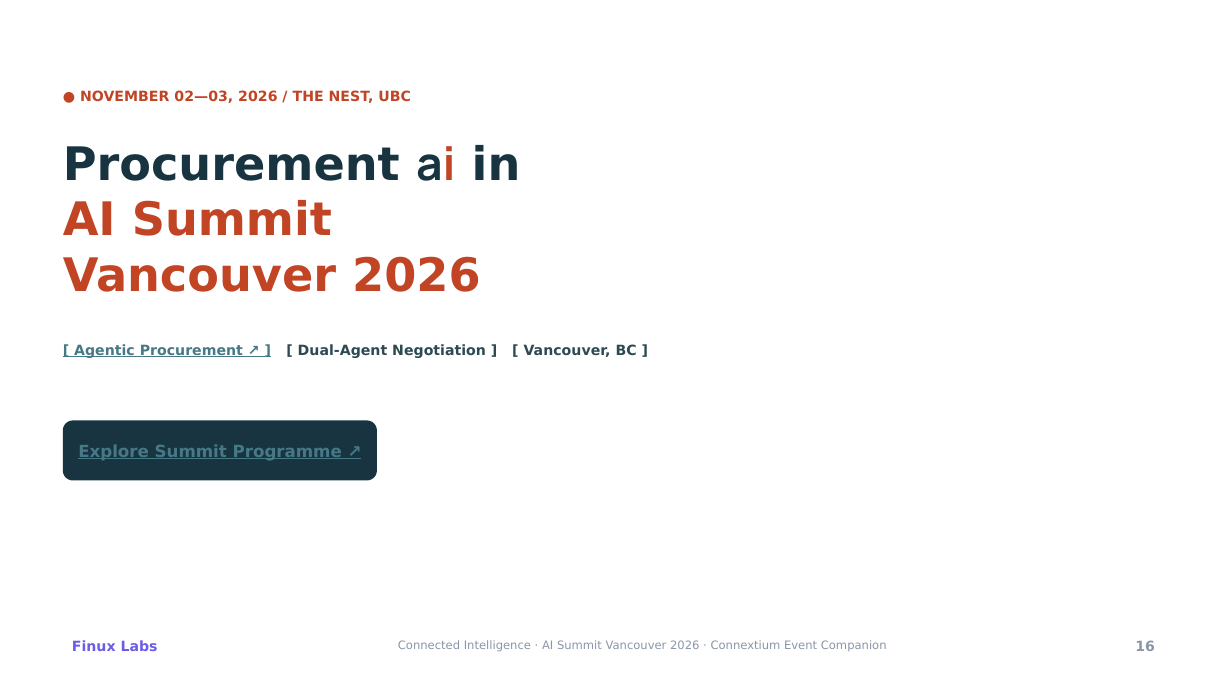
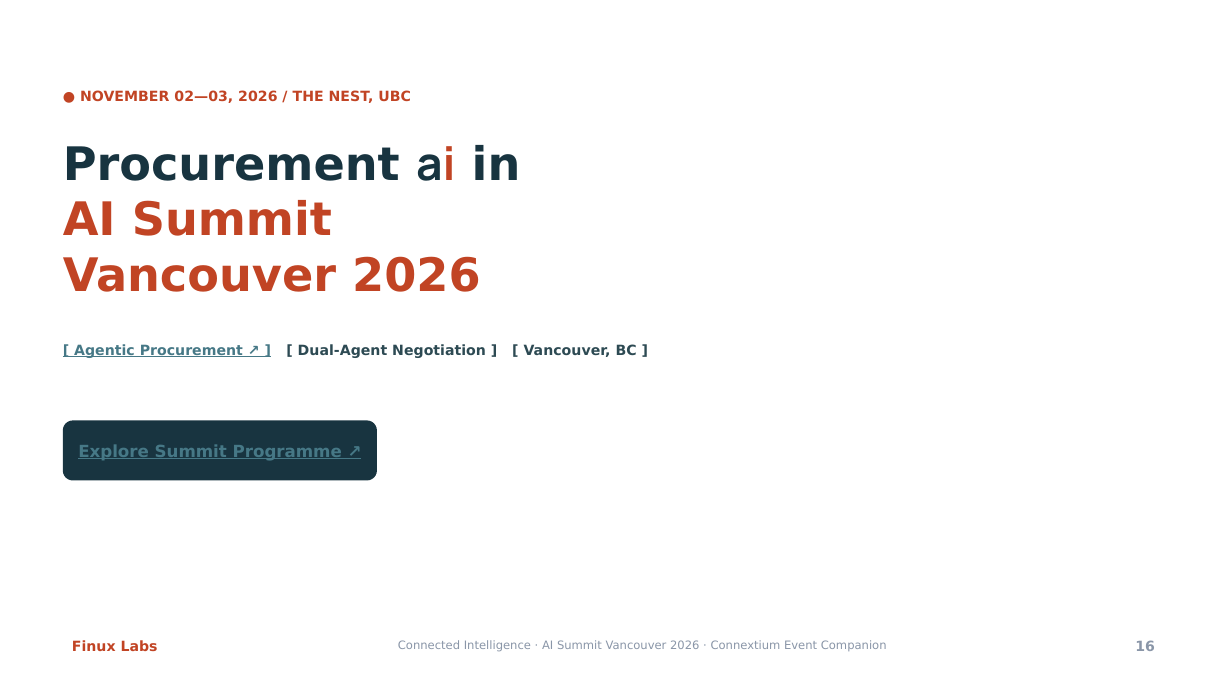
Before and after one commit to finuxlabs/FinuxLabs.github.io, a slide deck: slide 16 of docs/publish/pitch-agentic-procurement/Finux-Labs-Procurement-AI-Pitch-15-Slides.pptx. Drawn at 1232x693 pixels with LibreOffice and Linux fonts; fonts in the diff are those of the drawing; background and template pictures are left out. Boxes give left, top, right and bottom in pixels: in the first picture for what was removed or moved away, otherwise in the second. Text is boxed around its words. In the diff, an @@ line names an element or a change of style, - is before the commit and + after.

```diff
--- a/docs/publish/pitch-agentic-procurement/Finux-Labs-Procurement-AI-Pitch-15-Slides.pptx
+++ b/docs/publish/pitch-agentic-procurement/Finux-Labs-Procurement-AI-Pitch-15-Slides.pptx
@@ text "Finux Labs" at [72, 640, 158, 651]: text colour #6C5CE7 to #C14424 @@
```
Also in this commit, not shown: 15 other slides changed, 2 other files.
